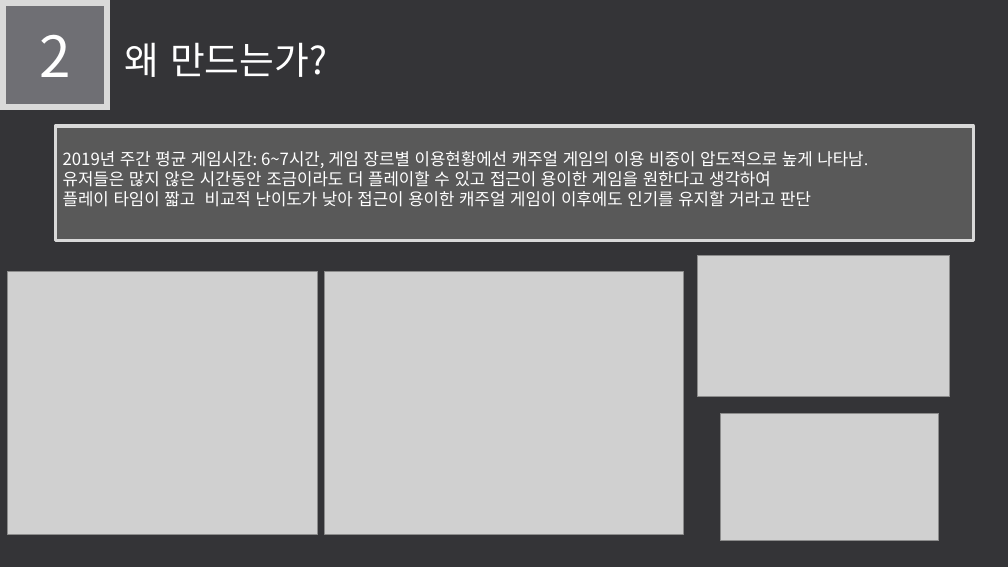
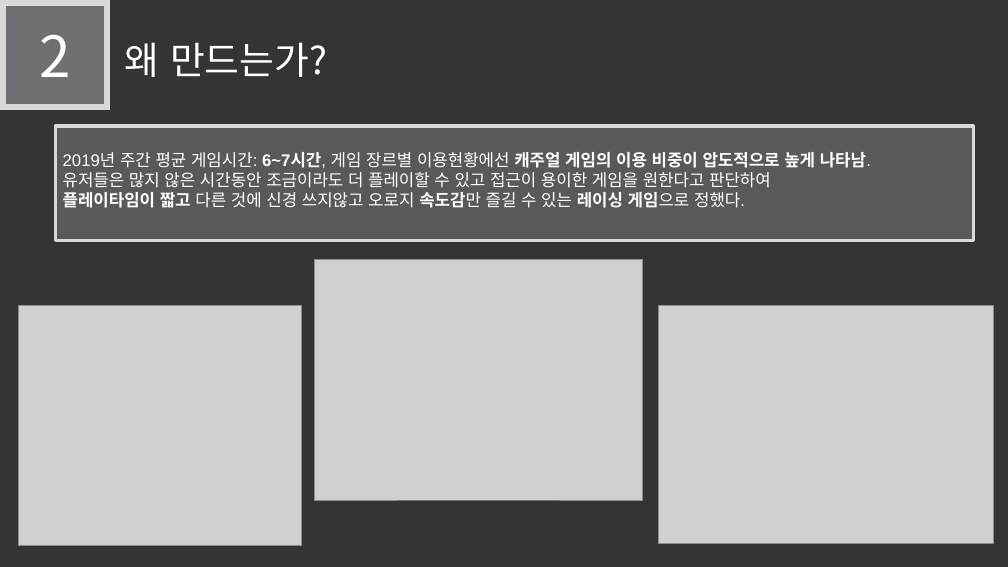
Before and after one commit to LEGO0937/Our_Project, a slide deck: slide 8 of 기획단계/졸작 제안서_α.pptx (slide 9 before the commit). Drawn at 1008x567 pixels with LibreOffice and Linux fonts; fonts in the diff are those of the drawing; grey boxes stand for pictures. Boxes give left, top, right and bottom in pixels: in the first picture for what was removed or moved away, otherwise in the second. Text is boxed around its words. In the diff, an @@ line names an element or a change of style, - is before the commit and + after.

Commit message:
Need 수정
레이싱을 왜만드는지 부분추가

```diff
--- a/기획단계/졸작 제안서_α.pptx
+++ b/기획단계/졸작 제안서_α.pptx
@@ text in rectangle at [63,172,771,208]: text changed; font TeX Gyre Schola to Arial @@
-유저들은 많지 않은 시간동안 조금이라도 더 플레이할 수 있고 접근이 용이한 게임을 원한다고 생각하여
-플레이 타임이 짧고 비교적 난이도가 낮아 접근이 용이한 캐주얼 게임이 이후에도 인기를 유지할 거라고 판단
+유저들은 많지 않은 시간동안 조금이라도 더 플레이할 수 있고 접근이 용이한 게임을 원한다고 판단하여
+플레이타임이 짧고 다른 것에 신경 쓰지않고 오로지 속도감만 즐길 수 있는 레이싱 게임으로 정했다.
@@ text in rectangle at [63,152,871,168]: font Noto Sans CJK KR to Arial in "2019년 주간 평균 게임시간: 6~7시간, 게임 장르별 ..."; font TeX Gyre Schola to Arial in "캐주얼 게임의 이용 비중이 압도적으로 높게 나타남."; bold on in "6~7시간, 캐주얼 게임의 이용 비중이 압도적으로 높게 ..." @@
@@ picture: place and size @@
-picture at [325,271,684,535]
+picture at [315,259,643,501]
@@ picture removed at [698,255,951,396] @@
@@ picture: place and size @@
-picture at [7,271,318,535]
+picture at [18,306,301,545]
@@ picture added at [659,306,994,544] @@
@@ picture removed at [721,414,939,541] @@
```
Also in this commit, not shown: 1 slide added.
